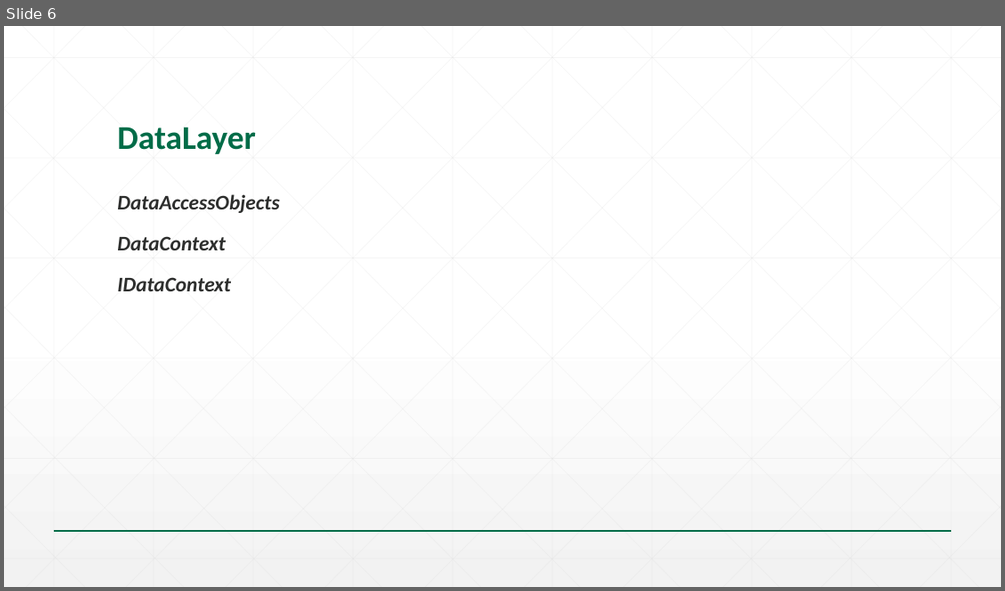
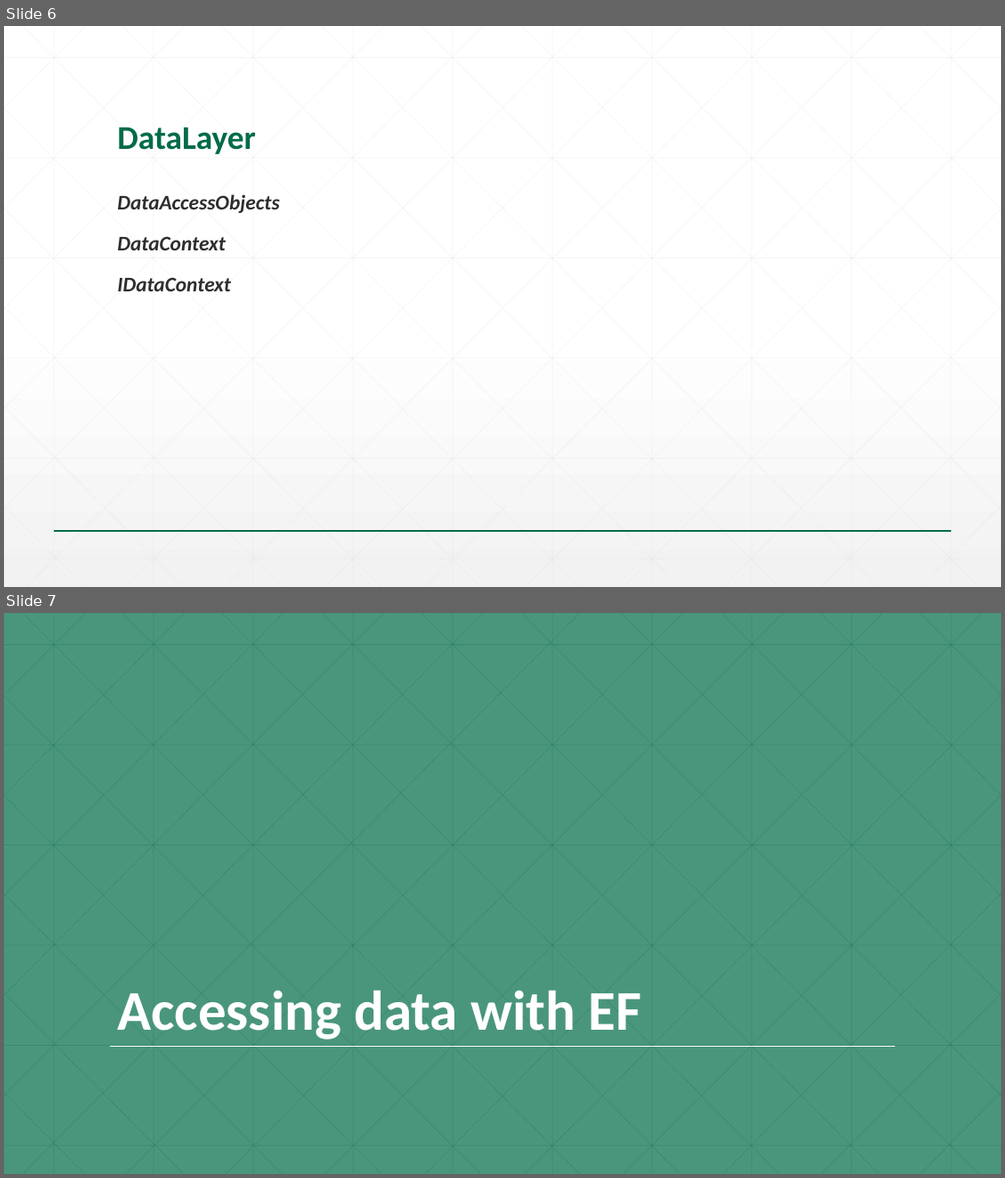
Before and after one commit to goce-kalamadevski/svs-talent-2015, a slide deck: 04-SPA/Slides/01.02-Seavus Talent Program_SPA.pptx. Shown one above the other, each under a label of ours: slide 6 before the commit, slides 6 and 7 after it. The pictures are 1005x591 and 1005x1178 pixels, drawn with LibreOffice and Linux fonts; fonts in the diff are those of the drawing; background and template pictures are left out. Boxes give left, top, right and bottom in pixels: in the first picture for what was removed or moved away, otherwise in the second. Text is boxed around its words. In the diff, an @@ line names an element or a change of style, - is before the commit and + after.

```diff
--- a/04-SPA/Slides/01.02-Seavus Talent Program_SPA.pptx
+++ b/04-SPA/Slides/01.02-Seavus Talent Program_SPA.pptx
@@ slide 7 added at bbox=[4, 613, 1001, 1174], background #4A967C @@
@@ title added at bbox=[117, 990, 641, 1039], 54 pt, text #FFFFFF, bold @@
+Accessing data with EF
@@ line added from (110, 1046) to (896, 1046), #FFFFFF 1 pt @@
@@ group added at bbox=[4, 613, 1001, 1174]: 46 lines @@
```
Also in this commit, not shown: 1 slide changed, 15 other slides added, 3 other files.
